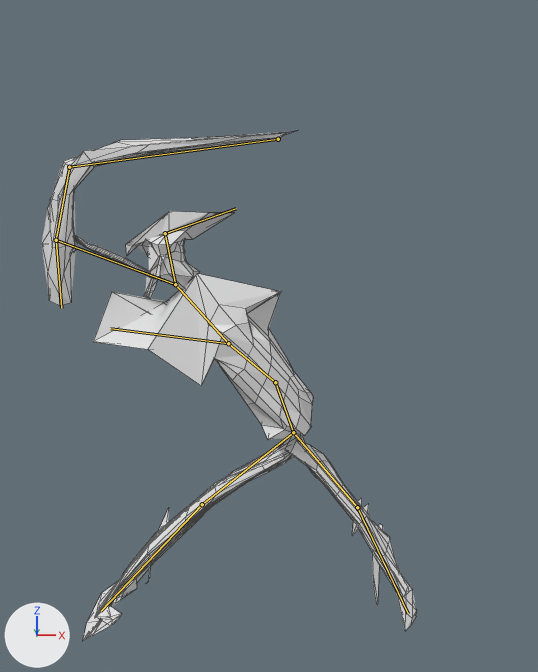
One commit to the Blender file T2/lumiere.blend: the scene before it, then after it.
Camera for both pictures: a camera (50 mm lens) standing at (0.18, -4.69, 1.44) and looking at (0.26, 0.18, 0.97). Lighting does not change. The marker at lower left points along +X, +Y and +Z. Both versions are drawn at the pose saved in each file; the numbers are the values there. The bones that bend it are drawn over the model as lines. Mesh edges are drawn as thin lines.

In view in the first picture: 'Lumiere_3D'.
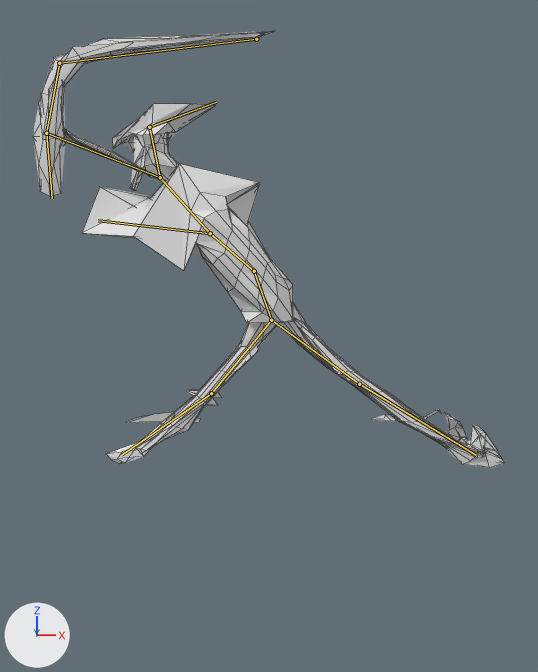
Location of each change, [x1, y1, x2, y2] in pixels of the pictures (538 x 672 px):
'Lumiere_3D', posed (26% wider, 14% shorter)
    before: [42, 130, 417, 641]
    after: [33, 30, 505, 468]
bone 'Bone', root to tip
    before: (278, 139) to (69, 167)
    after: (256, 39) to (59, 63)
bone 'Bone.010', root to tip
    before: (293, 432) to (357, 507)
    after: (271, 320) to (211, 393)
bone 'Bone.012', root to tip
    before: (293, 432) to (202, 504)
    after: (271, 320) to (359, 384)
bone 'Bone.013', root to tip
    before: (202, 504) to (101, 611)
    after: (359, 384) to (476, 455)

The change in detail:
Bone 'Bone' (bone_bone) moves from (-0.718, 0.001, -0.336) to (0.0, 0.0, 0.0).
Bone 'Bone.010' (bone_bone_010) turns from (-44, 6, 69) to (0, 0, 0) degrees about its own x, y and z.
Bone 'Bone.012' (bone_bone_012) turns from (78, 53, -33) to (0, 0, 0) degrees about its own x, y and z.
Bone 'Bone.013' (bone_bone_013) turns from (-6, 32, -4) to (0, 0, 0) degrees about its own x, y and z.
